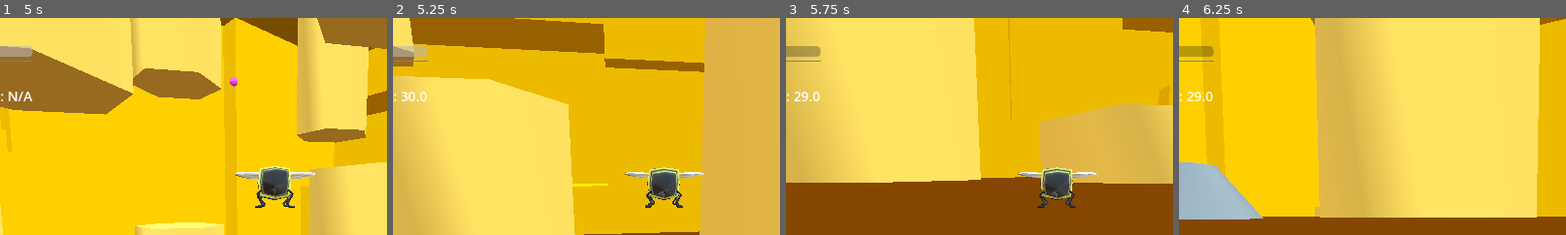
Above: before the commit, frames 1-4 (left to right).
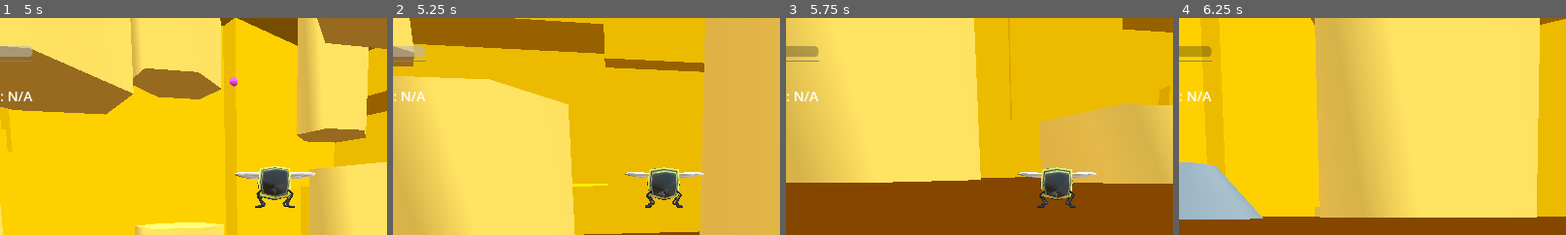
Above: after the commit, the same moments.

Repository: GunterJr/game-jam-feb
Game: Godot game, scene res://scenes/areas/main-zone.tscn
The game is run twice, just before and just after one commit, with the same random seed, the same clock (stepped at 60 frames per second) and the same inputs.
Inputs (mouse positions are % of the whole screen's width and height, from its top left):
- Up to frame 1 (5 s): tap Enter at 0.5 s; move the mouse to (55, 50) at 0.52 s; hold W (forward) from 0.53 s (still down); tap Shift (dash) every 0.75 s from 0.6 to 4.35 s; click (55, 50) at 0.67 s; tap Space (jump) at 0.77, 1.52, 3.02, 3.77, 4.52 s; move the mouse to (45, 50) at 1.27 s; move the mouse to (52, 48) at 2.02 s; move the mouse to (49, 52) at 2.77 s; click (49, 52) at 2.92 s; move the mouse to (57, 51) at 3.52 s; move the mouse to (42, 49) at 4.27 s
- Up to frame 2 (5.25 s): keep holding W (forward); move the mouse to (51, 50) at 5.02 s; tap Shift (dash) at 5.1 s; click (51, 50) at 5.17 s
- Up to frame 3 (5.75 s): keep holding W (forward)
- Up to frame 4 (6.25 s): move the mouse to (46, 48) at 5.77 s; release W (forward) at 5.78 s; hold D (right) from 5.78 s (still down); tap Shift (dash) at 5.85 s; tap Space (jump) at 6.02 s
The pictures show only the part of the screen within x 16-66%, y 0-50%; the shares and areas given below are measured in that part.

Frame 1 is identical in both runs. In frame 2, 0.2% of the frame differs, in the area x 2-10%, y 12-39%; in frame 3, 0.2%; in frame 4, 0.3%.

Commit message:
Add graphic and animation for letters

Diff:
--- a/default_bus_layout.tres
+++ b/default_bus_layout.tres
@@ -5,11 +5,11 @@
 bus/1/solo = false
 bus/1/mute = false
 bus/1/bypass_fx = false
-bus/1/volume_db = -6.5788474
+bus/1/volume_db = -4.2500257
 bus/1/send = &"Master"
 bus/2/name = &"Music"
 bus/2/solo = false
 bus/2/mute = false
 bus/2/bypass_fx = false
-bus/2/volume_db = -3.1173582
+bus/2/volume_db = -14.062227
 bus/2/send = &"Master"
--- a/scenes/misc/gui.tscn
+++ b/scenes/misc/gui.tscn
@@ -2,6 +2,160 @@
 
 [ext_resource type="Theme" uid="uid://du4wweld30pxv" path="res://scenes/misc/gui_theme.tres" id="1_iox2t"]
 [ext_resource type="Script" uid="uid://dr2k4w3ora5y" path="res://scripts/gui.gd" id="1_yxipg"]
+[ext_resource type="Texture2D" uid="uid://c3aai3itcrlgl" path="res://textures/letter_gui.png" id="3_iox2t"]
+
+[sub_resource type="AtlasTexture" id="AtlasTexture_7d31x"]
+atlas = ExtResource("3_iox2t")
+region = Rect2(2160, 0, 240, 350)
+
+[sub_resource type="AtlasTexture" id="AtlasTexture_35dnv"]
+atlas = ExtResource("3_iox2t")
+region = Rect2(1920, 0, 240, 350)
+
+[sub_resource type="AtlasTexture" id="AtlasTexture_pnw3h"]
+atlas = ExtResource("3_iox2t")
+region = Rect2(1680, 0, 240, 350)
+
+[sub_resource type="AtlasTexture" id="AtlasTexture_43b7q"]
+atlas = ExtResource("3_iox2t")
+region = Rect2(1440, 0, 240, 350)
+
+[sub_resource type="AtlasTexture" id="AtlasTexture_mrdte"]
+atlas = ExtResource("3_iox2t")
+region = Rect2(1200, 0, 240, 350)
+
+[sub_resource type="AtlasTexture" id="AtlasTexture_thken"]
+atlas = ExtResource("3_iox2t")
+region = Rect2(960, 0, 240, 350)
+
+[sub_resource type="AtlasTexture" id="AtlasTexture_epg1k"]
+atlas = ExtResource("3_iox2t")
+region = Rect2(720, 0, 240, 350)
+
+[sub_resource type="AtlasTexture" id="AtlasTexture_7eg2b"]
+atlas = ExtResource("3_iox2t")
+region = Rect2(480, 0, 240, 350)
+
+[sub_resource type="AtlasTexture" id="AtlasTexture_gpuiy"]
+atlas = ExtResource("3_iox2t")
+region = Rect2(240, 0, 240, 350)
+
+[sub_resource type="AtlasTexture" id="AtlasTexture_0u8m1"]
+atlas = ExtResource("3_iox2t")
+region = Rect2(0, 0, 240, 350)
+
+[sub_resource type="AtlasTexture" id="AtlasTexture_iox2t"]
+atlas = ExtResource("3_iox2t")
+region = Rect2(0, 0, 240, 350)
+
+[sub_resource type="AtlasTexture" id="AtlasTexture_vapc1"]
+atlas = ExtResource("3_iox2t")
+region = Rect2(240, 0, 240, 350)
+
+[sub_resource type="AtlasTexture" id="AtlasTexture_0kumy"]
+atlas = ExtResource("3_iox2t")
+region = Rect2(480, 0, 240, 350)
+
+[sub_resource type="AtlasTexture" id="AtlasTexture_r5e58"]
+atlas = ExtResource("3_iox2t")
+region = Rect2(720, 0, 240, 350)
+
+[sub_resource type="AtlasTexture" id="AtlasTexture_wpsw6"]
+atlas = ExtResource("3_iox2t")
+region = Rect2(960, 0, 240, 350)
+
+[sub_resource type="AtlasTexture" id="AtlasTexture_ckvnh"]
+atlas = ExtResource("3_iox2t")
+region = Rect2(1200, 0, 240, 350)
+
+[sub_resource type="AtlasTexture" id="AtlasTexture_vxkeb"]
+atlas = ExtResource("3_iox2t")
+region = Rect2(1440, 0, 240, 350)
+
+[sub_resource type="AtlasTexture" id="AtlasTexture_21n1t"]
+atlas = ExtResource("3_iox2t")
+region = Rect2(1680, 0, 240, 350)
+
+[sub_resource type="AtlasTexture" id="AtlasTexture_05drj"]
+atlas = ExtResource("3_iox2t")
+region = Rect2(1920, 0, 240, 350)
+
+[sub_resource type="AtlasTexture" id="AtlasTexture_54m00"]
+atlas = ExtResource("3_iox2t")
+region = Rect2(2160, 0, 240, 350)
+
+[sub_resource type="SpriteFrames" id="SpriteFrames_7d31x"]
+animations = [{
+"frames": [{
+"duration": 1.0,
+"texture": SubResource("AtlasTexture_7d31x")
+}, {
+"duration": 1.0,
+"texture": SubResource("AtlasTexture_35dnv")
+}, {
+"duration": 1.0,
+"texture": SubResource("AtlasTexture_pnw3h")
+}, {
+"duration": 1.0,
+"texture": SubResource("AtlasTexture_43b7q")
+}, {
+"duration": 1.0,
+"texture": SubResource("AtlasTexture_mrdte")
+}, {
+"duration": 1.0,
+"texture": SubResource("AtlasTexture_thken")
+}, {
+"duration": 1.0,
+"texture": SubResource("AtlasTexture_epg1k")
+}, {
+"duration": 1.0,
+"texture": SubResource("AtlasTexture_7eg2b")
+}, {
+"duration": 1.0,
+"texture": SubResource("AtlasTexture_gpuiy")
+}, {
+"duration": 1.0,
+"texture": SubResource("AtlasTexture_0u8m1")
+}],
+"loop": false,
+"name": &"close",
+"speed": 15.0
+}, {
+"frames": [{
+"duration": 1.0,
+"texture": SubResource("AtlasTexture_iox2t")
+}, {
+"duration": 1.0,
+"texture": SubResource("AtlasTexture_vapc1")
+}, {
+"duration": 1.0,
+"texture": SubResource("AtlasTexture_0kumy")
+}, {
+"duration": 1.0,
+"texture": SubResource("AtlasTexture_r5e58")
+}, {
+"duration": 1.0,
+"texture": SubResource("AtlasTexture_wpsw6")
+}, {
+"duration": 1.0,
+"texture": SubResource("AtlasTexture_ckvnh")
+}, {
+"duration": 1.0,
+"texture": SubResource("AtlasTexture_vxkeb")
+}, {
+"duration": 1.0,
+"texture": SubResource("AtlasTexture_21n1t")
+}, {
+"duration": 1.0,
+"texture": SubResource("AtlasTexture_05drj")
+}, {
+"duration": 1.0,
+"texture": SubResource("AtlasTexture_54m00")
+}],
+"loop": false,
+"name": &"open",
+"speed": 15.0
+}]
 
 [node name="GUI" type="Control" unique_id=901090881]
 layout_mode = 3
@@ -98,11 +252,17 @@
 grow_vertical = 2
 theme_override_constants/margin_right = 10
 
-[node name="PanelContainer" type="PanelContainer" parent="MarginContainer3" unique_id=1418683341]
-visible = false
-layout_mode = 2
-
-[node name="LetterLabel" type="RichTextLabel" parent="MarginContainer3/PanelContainer" unique_id=802845028]
-custom_minimum_size = Vector2(240, 300)
-layout_mode = 2
+[node name="LetterSprite" type="AnimatedSprite2D" parent="MarginContainer3" unique_id=1628114155]
+position = Vector2(433, 0)
+sprite_frames = SubResource("SpriteFrames_7d31x")
+animation = &"open"
+autoplay = "close"
+
+[node name="LetterLabel" type="RichTextLabel" parent="MarginContainer3/LetterSprite" unique_id=802845028]
+custom_minimum_size = Vector2(210, 300)
+offset_left = -105.0
+offset_top = -164.0
+offset_right = 105.0
+offset_bottom = 136.0
+theme_override_colors/default_color = Color(0, 0, 0, 1)
 scroll_active = false
--- a/scripts/benson.gd
+++ b/scripts/benson.gd
@@ -51,7 +51,7 @@
 	respawn()
 	# TODO: this is not very smart... we wait to make sure all the spawnpoints
 	# for actors have initialized
-	await get_tree().create_timer(5).timeout
+	await get_tree().create_timer(10).timeout
 	GameManager.gaming = true
 	GameManager.new_route()
 
--- a/scripts/gui.gd
+++ b/scripts/gui.gd
@@ -7,7 +7,8 @@
 @onready var game_over: Label = $CenterContainer/GameOver
 @onready var letters_label: Label = $MarginContainer2/VBoxContainer/LettersLabel
 @onready var score_label: Label = $MarginContainer2/VBoxContainer/ScoreLabel
-@onready var letter: RichTextLabel = $MarginContainer3/PanelContainer/LetterLabel
+@onready var letter: RichTextLabel = $MarginContainer3/LetterSprite/LetterLabel
+@onready var letter_sprite: AnimatedSprite2D = $MarginContainer3/LetterSprite
 
 var letters_delivered : int = 0;
 var num_letters : int = 0:
@@ -15,9 +16,29 @@
 		num_letters = input
 		letters_label.text = "Letters Delivered: " + str(letters_delivered)
 		letter_label(input)
-		letter.text = GameManager.held_letters.front().contents
-		letter.get_parent_control().visible = (num_letters != 0)
+		if num_letters >= 1: show_letter()
+		else: close_letter()
 
+func show_letter():
+	if num_letters > 1:
+		letter.text = GameManager.held_letters.back().contents
+		return
+	letter_sprite.visible = true
+	var tween : Tween = get_tree().create_tween()
+	tween.tween_property(letter_sprite, "position", Vector2(-84.0, 0.0), 0.5)
+	tween.tween_callback(letter_sprite.play.bind("open"))
+	await letter_sprite.animation_finished
+	letter.text = GameManager.held_letters.back().contents
+
+func close_letter():
+	letter.text = ""
+	var tween : Tween = get_tree().create_tween()
+	tween.tween_callback(letter_sprite.play.bind("close"))
+	await letter_sprite.animation_finished
+	tween = get_tree().create_tween()
+	tween.tween_property(letter_sprite, "position", Vector2(450.0, 0.0), 0.5)
+	await tween.finished
+	letter_sprite.visible = false
 
 func update_score(new: int):
 	score_label.text = "Score: " + str(new)
--- /dev/null
+++ b/textures/letter.svg
@@ -0,0 +1,57 @@
+<?xml version="1.0" encoding="UTF-8" standalone="no"?>
+<!-- Created with Inkscape (http://www.inkscape.org/) -->
+
+<svg
+   width="15.999999"
+   height="16"
+   viewBox="0 0 4.233333 4.2333332"
+   version="1.1"
+   id="svg5"
+   inkscape:export-filename="bitmap.svg"
+   inkscape:export-xdpi="96"
+   inkscape:export-ydpi="96"
+   xmlns:inkscape="http://www.inkscape.org/namespaces/inkscape"
+   xmlns:sodipodi="http://sodipodi.sourceforge.net/DTD/sodipodi-0.dtd"
+   xmlns="http://www.w3.org/2000/svg"
+   xmlns:svg="http://www.w3.org/2000/svg">
+  <sodipodi:namedview
+     id="namedview7"
+     pagecolor="#ffffff"
+     bordercolor="#000000"
+     borderopacity="0.25"
+     inkscape:showpageshadow="2"
+     inkscape:pageopacity="0.0"
+     inkscape:pagecheckerboard="0"
+     inkscape:deskcolor="#d1d1d1"
+     inkscape:document-units="px"
+     showgrid="false" />
+  <defs
+     id="defs2" />
+  <g
+     inkscape:label="Layer 1"
+     inkscape:groupmode="layer"
+     id="layer1">
+    <rect
+       style="fill:#ffbae3;fill-opacity:1;stroke:#ffbae3;stroke-width:0.0264583;stroke-linecap:butt;stroke-linejoin:bevel;stroke-dasharray:none;stroke-opacity:0.882353;paint-order:normal"
+       id="rect234"
+       width="2.7080896"
+       height="1.7371402"
+       x="-0.39743599"
+       y="1.8698682"
+       ry="0"
+       transform="rotate(-26.363038)" />
+    <path
+       style="fill:#ffaacc;fill-opacity:1;stroke:#000000;stroke-width:0.0529167;stroke-linecap:round;stroke-linejoin:round;stroke-dasharray:none;stroke-opacity:1;paint-order:markers stroke fill"
+       d="M 0.47422655,1.8518833 2.1221991,2.1278298 2.9006706,0.64933645 Z"
+       id="path445"
+       inkscape:label="path445" />
+    <ellipse
+       style="fill:#ff0066;fill-opacity:1;stroke:#ffbae3;stroke-width:0.0293612;stroke-linecap:butt;stroke-linejoin:bevel;stroke-dasharray:none;stroke-opacity:1;paint-order:normal"
+       id="path2048"
+       cx="0.95660877"
+       cy="2.8364511"
+       rx="0.22857092"
+       ry="0.2165035"
+       transform="rotate(-26.363038)" />
+  </g>
+</svg>
Not shown, added: textures/letter.svg.import
Binary file added: textures/letter_gui.png
Not shown, added: textures/letter_gui.png.import
Binary file added: textures/letter_icon.png
Not shown, added: textures/letter_icon.png.import
